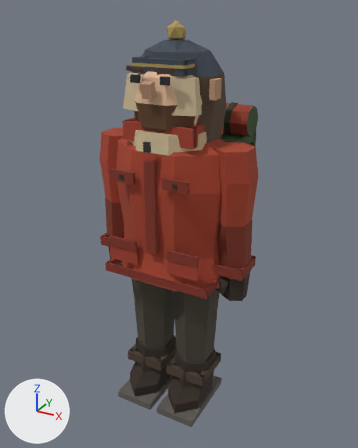
The glTF model survival/public/models/player.glb, before and after one commit.
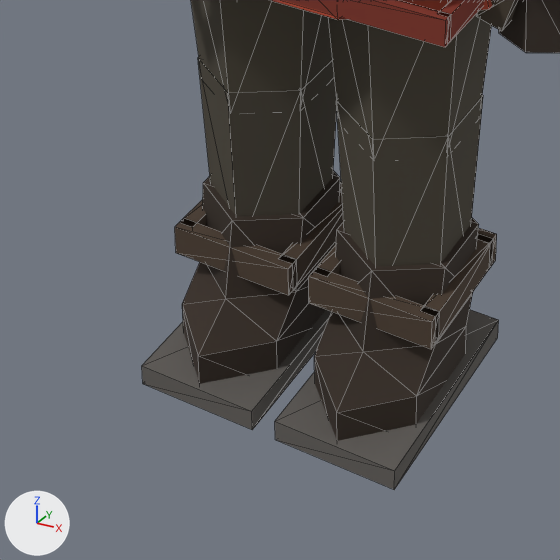
Each version appears first whole from a camera (50 mm lens) standing at (1.061, -1.887, 1.918) and looking at (-0.041, 0.117, 0.916), and next in a close-up on the part from 22% to 67% of the width and 64% to 100% of the height. Arrows for +X, +Y and +Z are at lower left; the lights stay in place. The first two pictures are the older version. The close-ups show mesh edges as thin lines. Vertices at exactly the same position are counted once.

In view in the first close-up: 'player', 'player-details'.
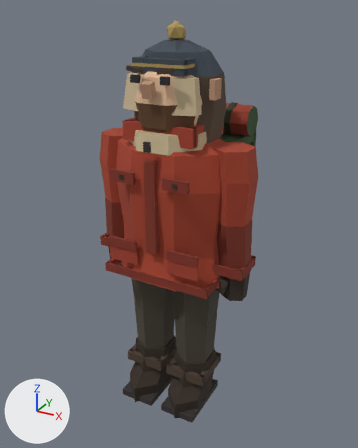
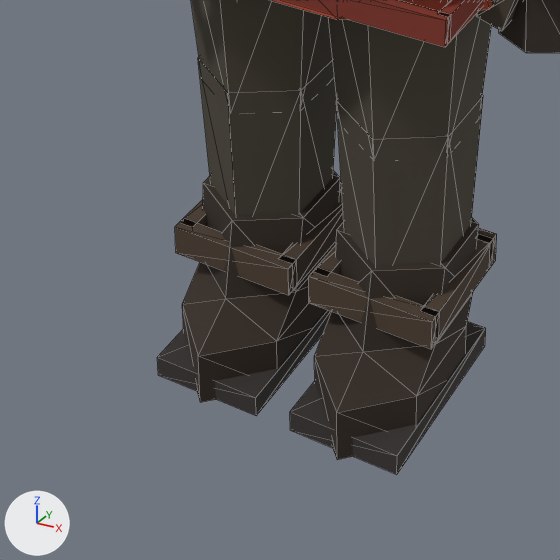
The edits, one by one:
me_player_details has 436 vertices, 656 faces and spans x -0.38..0.38, y -0.23..0.21, z 0.0..1.86.
me_player_details is used by ob_player_details; location (0.0, 0.0, 0.0).
me_player_details part 1: the loose piece of 8 vertices spanning x 0.02..0.22, y -0.23..0.13, z 0.0..0.04 is scaled about its middle by (0.9, 0.85, 1).
me_player_details part 2: the loose piece of 8 vertices spanning x -0.22..-0.02, y -0.23..0.13, z 0.0..0.04 is scaled about its middle by (0.9, 0.85, 1).
me_player_details part 3: 24 faces centred in x -0.22..0.22, y -0.23..0.13, z 0.0..0.04 are repainted in the vertex colours; the middle colour goes from dark grey #615d59 to dark grey #35302e.

Boxes (x1, y1, x2, y2) around the edits, measured in the close-ups (560 x 560 px; the box of a moved part takes in the faces that stretch with it):
'player-details', reshaped
    before: (142, 0, 518, 490)
    after: (157, 0, 518, 474)
part 1 of me_player_details, moved or reshaped
    before: (275, 310, 499, 490)
    after: (290, 321, 486, 474)
part 2 of me_player_details, moved or reshaped
    before: (142, 310, 332, 430)
    after: (157, 310, 332, 416)
part 3 of me_player_details, recoloured
    before: (142, 310, 499, 490)
    after: (157, 312, 486, 474)
